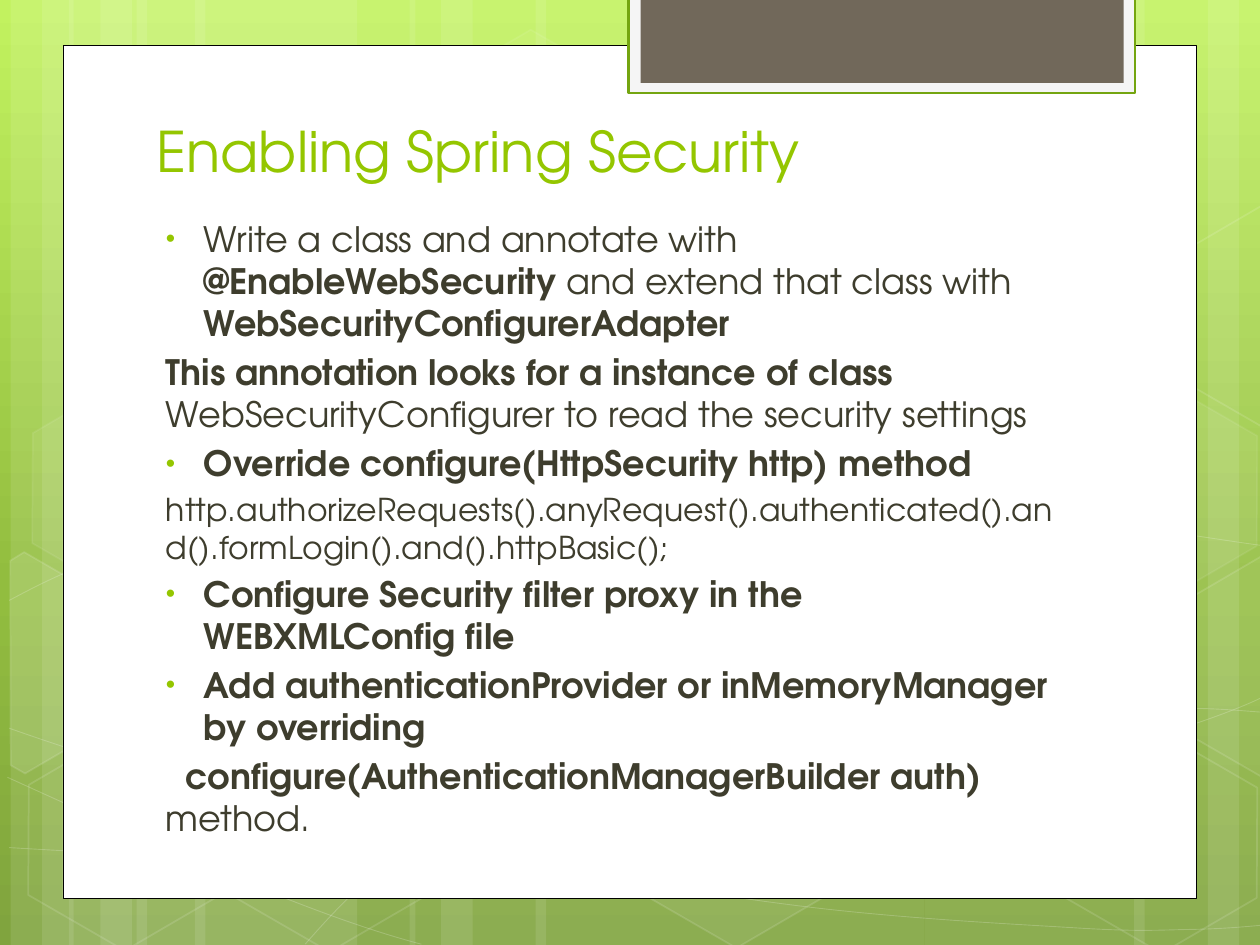
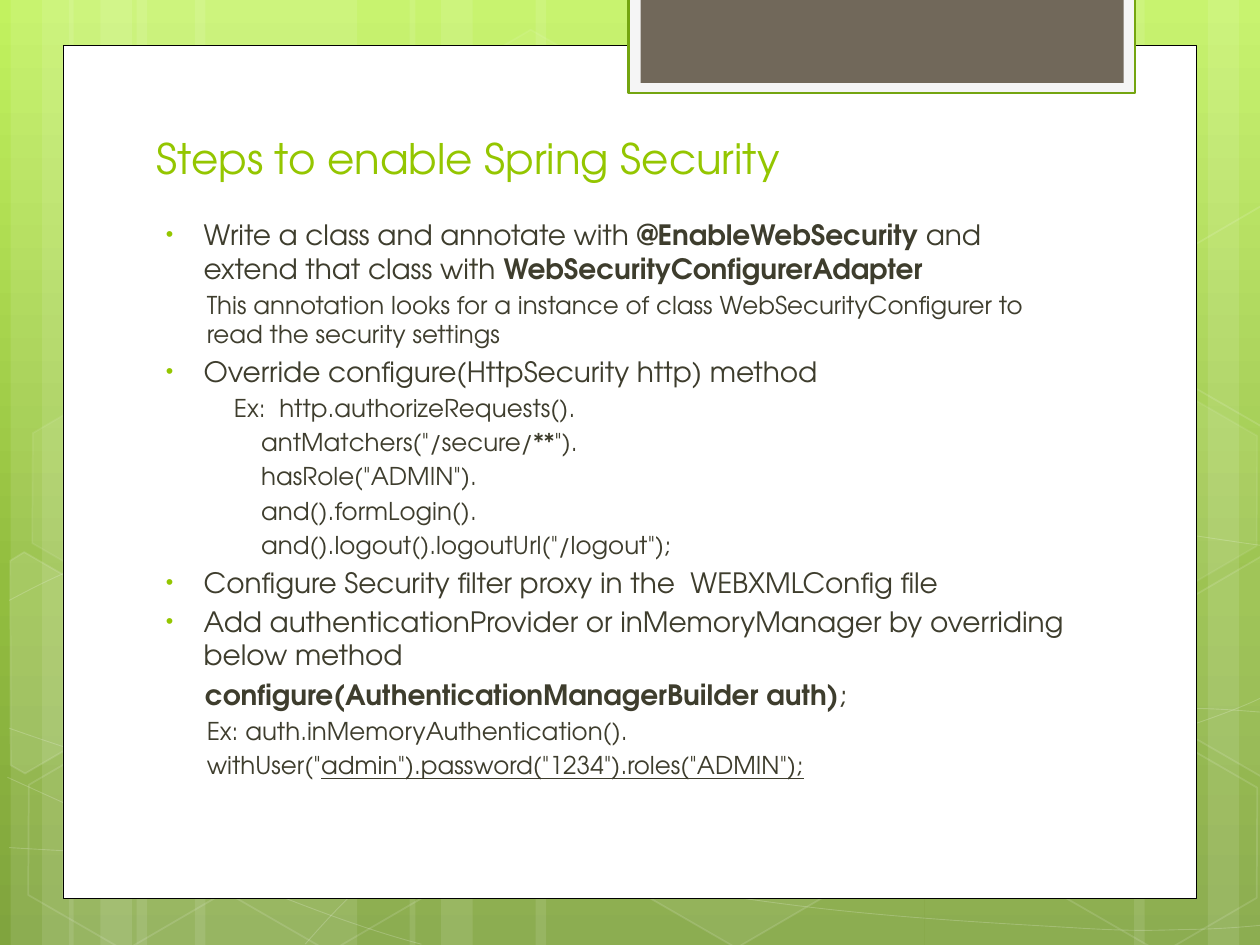
Before and after one commit to IPython-Learn/spring-web-training, a slide deck: slide 17 of SpringWebTraining.pptx (slide 12 before the commit). Drawn at 1260x945 pixels with LibreOffice and Linux fonts; fonts in the diff are those of the drawing. Boxes give left, top, right and bottom in pixels: in the first picture for what was removed or moved away, otherwise in the second. Text is boxed around its words. In the diff, an @@ line names an element or a change of style, - is before the commit and + after.

```diff
--- a/SpringWebTraining.pptx
+++ b/SpringWebTraining.pptx
@@ title at box(156, 142, 780, 183): text changed; size 32 to 24 pt @@
-Enabling Spring Security
+Steps to enable Spring Security
@@ text at box(204, 223, 1023, 599): size 20 to 16 pt in "Write a class and annotate with @EnableWebSecurity ...", "Override configure(HttpSecurity http) method", "Configure Security filter proxy in the WEBXMLConfig ..."; size 20 to 14 pt in "This annotation looks for a instance of ..."; bold off in "This annotation looks for a instance of ...", "Override configure(HttpSecurity http) method", "Configure Security filter proxy in the WEBXMLConfig ..."; list level 1 to 2 in "This annotation looks for a ..." @@
@@ text at box(234, 399, 671, 560): text changed; size 18 to 14 pt @@
-http.authorizeRequests().anyRequest().authenticated().and().formLogin().and().httpBasic();
+  Ex: http.authorizeRequests().
+  antMatchers("/secure/**").
+  hasRole("ADMIN").
+  and().formLogin().
+  and().logout().logoutUrl("/logout");
@@ text at box(204, 611, 1063, 780): text changed; size 20 to 16 pt; bold off @@
-• Add authenticationProvider or inMemoryManager by overriding
-configure(AuthenticationManagerBuilder auth) method.
+• Add authenticationProvider or inMemoryManager by overriding below method
+configure(AuthenticationManagerBuilder auth);
+  Ex: auth.inMemoryAuthentication().
+  withUser("admin").password("1234").roles("ADMIN");
```
Also in this commit, not shown: 7 other slides changed, 5 slides added, 8 other files.
